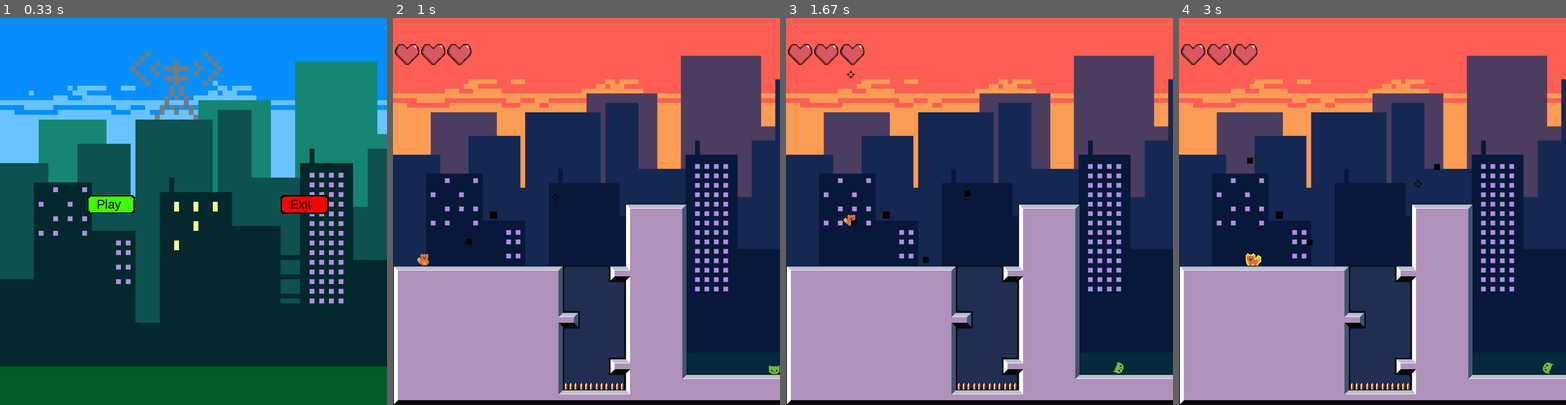
Above: before the commit, frames 1-4 (left to right).
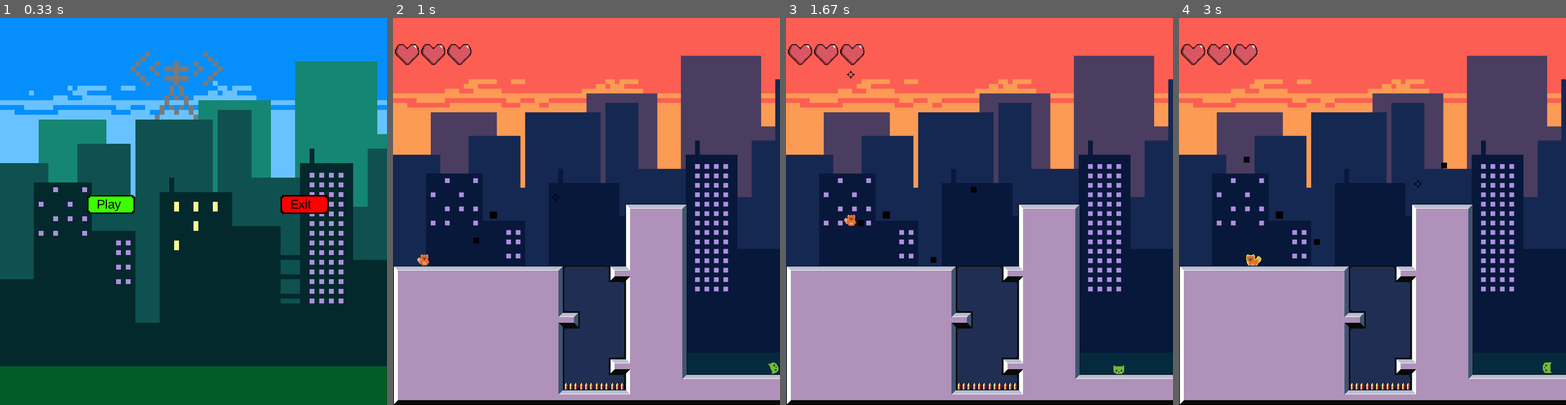
Above: after the commit, the same moments.

Repository: manucouto1/PyGame_5Gatos
Game: pygame game, started from src/main.py
Same seed, same stepped clock (60 frames per second), same inputs: the game is played once before the commit and once after it.
Inputs (mouse positions are in pixels of both pictures, inside the frame that each line leads up to):
- Up to frame 1 (0.33 s): no input
- Up to frame 2 (1 s): click "Play" at 0.38 s; click (555, 196) at 0.72 s
- Up to frame 3 (1.67 s): hold Right 1-1.47 s; click (1049, 254) at 1.08 s; hold Up from 1.5 s (still down); click (851, 76) at 1.58 s
- Up to frame 4 (3 s): release Up at 1.8 s; hold Right 1.83-2.3 s; click (1453, 161) at 1.92 s; click (1225, 87) at 2.38 s; hold Left from 2.67 s (still down); click (1418, 184) at 2.75 s

Frame 1 is identical in both runs. In frame 2, 0.1% of the frame differs, in the area x 7-100%, y 56-92%; in frame 3, 0.2%, in the area x 14-88%, y 43-92%; in frame 4, 0.2%.

Commit message:
No se que hay diferente

Diff:
--- a/assets/levels/level1/level1_config.json
+++ b/assets/levels/level1/level1_config.json
@@ -5,5 +5,6 @@
     "image":  "level1.png",
     "config": "level1.txt"
   },
+
   "entities": "level1_active_object.json"
 }
--- a/src/sprites/active/active_entity.py
+++ b/src/sprites/active/active_entity.py
@@ -10,13 +10,13 @@
 class ActiveEntity(pg.sprite.Sprite):
     def __init__(self, container, entity, *groups):
         super().__init__(*groups)
-
         sheet_path = assets.path_to("characters", entity.name, entity.sheet)
         sheet = SpriteStripAnim(container, sheet_path, (0, 0, 32, 32), entity.rows, rows=4)
 
         self.scroll = pg.Vector2(0, 0)
         self.sheet = sheet
         self.image = self.sheet.images[0][0]
+        self.mask = self.sheet.masks[0][0]
         self.rect = pygame.Rect(0, 0, 0, 0)
         self.rect.bottomleft = entity.pos
         self.rect.size = self.image.get_size()
@@ -31,12 +31,15 @@
 
     def idle_loop(self, dt):
         self.image = self.sheet[0].next(dt)
+        self.mask = self.sheet.get_mask()
 
     def walk_loop(self, dt):
         if self.direction == pg.K_LEFT:
             self.image = self.sheet[2].next(dt)
+            self.mask = self.sheet.get_mask()
         elif self.direction == pg.K_RIGHT:
             self.image = self.sheet[1].next(dt)
+            self.mask = self.sheet.get_mask()
 
     def gravity(self, dt):
         if not self.onGround:
@@ -72,10 +75,6 @@
         collide_l = pg.sprite.spritecollide(self, platforms, False)
         for p in collide_l:
             if pg.sprite.collide_rect(self, p):
-                if xvel > 0:
-                    self.rect.right = p.rect.left
-                if xvel < 0:
-                    self.rect.left = p.rect.right
                 if yvel > 0:
                     self.rect.bottom = p.rect.top
                     self.onGround = True
@@ -83,6 +82,10 @@
                 if yvel < 0:
                     self.rect.top = p.rect.bottom
                     self.vel.y = 0
+                if xvel > 0:
+                    self.rect.right = p.rect.left
+                if xvel < 0:
+                    self.rect.left = p.rect.right
 
     def apply(self, platforms, dt):
         self.gravity(dt)
--- a/src/sprites/active/enemy.py
+++ b/src/sprites/active/enemy.py
@@ -1,8 +1,6 @@
 import pygame as pg
 
-from src.sprites.spritesheet import SpriteStripAnim
 from src.sprites.active.active_entity import ActiveEntity
-import src.utils.assets as assets
 
 GRAVITY = pg.Vector2((0, 2.8))
 
--- a/src/sprites/active/enemy_turret_shutter.py
+++ b/src/sprites/active/enemy_turret_shutter.py
@@ -24,7 +24,7 @@
         distance = np.sqrt(a + b)
         self.dt_count += dt
 
-        if distance < 200:
+        if distance < 300:
             #TODO esto es un parche
             if len(self.e_bullets) < 5 and self.dt_count >= 450/8:
                 self.dt_count = 0
@@ -33,9 +33,11 @@
 
     def dead_loop(self, dt):
         self.image = self.sheet[3].next(dt)
+        self.mask = self.sheet.get_mask()
 
     def update(self, platforms, dt):
         if self.life > 0:
+            self.idle_loop(dt)
             self.move(dt)
             self.apply(platforms, dt)
         else:
--- a/src/sprites/active/hero.py
+++ b/src/sprites/active/hero.py
@@ -27,8 +27,8 @@
             self.image = self.sheet[2].next(dt)
 
     def is_hit(self, dangerous):
-        collide_l = pg.sprite.spritecollideany(self, dangerous)
-        if collide_l:
+        possible = pg.sprite.spritecollideany(self, dangerous)
+        if possible and pg.sprite.collide_mask(self, possible):
             new_hit = time.time()
             if self.last_hit + 2 < new_hit:
                 self.last_hit = new_hit
--- a/src/sprites/active/shutter_entity.py
+++ b/src/sprites/active/shutter_entity.py
@@ -11,10 +11,14 @@
 
         if m_x > self.rect.x + self.scroll.x:
             self.direction = pg.K_RIGHT
+            correct = self.rect.width
         elif m_x < self.rect.x + self.scroll.x:
             self.direction = pg.K_LEFT
+            correct = 0
+        else:
+            correct = 0
 
-        bullet = Projectile(round(self.rect.x + self.rect.width // 2),
+        bullet = Projectile(round(self.rect.x + correct),
                             round(self.rect.y + self.rect.height // 2), 6)
 
         bullet.trajectory(m_pos)
--- a/src/sprites/pasive/platform.py
+++ b/src/sprites/pasive/platform.py
@@ -10,5 +10,6 @@
 
         self.rect = pg.Rect(column * tile_size, row * tile_size, tile_size, tile_size)
         self.image = sheet.image_at(self.rect)
+        self.mask = pg.mask.from_surface(self.image)
         self.rect.x = plat_dto.x * tile_size
         self.rect.y = plat_dto.y * tile_size
--- a/src/sprites/spritesheet.py
+++ b/src/sprites/spritesheet.py
@@ -25,6 +25,27 @@
 
         return self.images_at(tups, colorkey)
 
+    def image_mask_at(self, rectangle, color_key=None):
+        rect = pygame.Rect(rectangle)
+        image = pygame.Surface(rect.size, pygame.SRCALPHA)
+        mask = pygame.mask.from_surface(image)
+        image.blit(self.sheet, (0, 0), rect)
+
+        if color_key is not None:
+            if color_key == -1:
+                color_key = image.get_at((0, 0))
+            image.set_colorkey(color_key, pygame.RLEACCEL)
+
+        return image, mask
+
+    def images_masks_at(self, rects, colorkey=None):
+        return [self.image_mask_at(rect, colorkey) for rect in rects]
+
+    def load_strip2(self, rect, image_count, colorkey=None):
+        tups = [(rect[0] + rect[2] * x, rect[1], rect[2], rect[3]) for x in range(image_count)]
+
+        return self.images_masks_at(tups, colorkey)
+
 
 class SpriteStripAnim(SpriteSheet):
     def __init__(self, container, filename, rect, count, colorkey=None, rows=1):
@@ -32,6 +53,10 @@
         self.images = [
             SpriteSheet.load_strip(self, pygame.Rect(rect[0], rect[1] + rect[3] * y, rect[2], rect[3]), count, colorkey)
             for y in range(rows)
+        ]
+        self.masks = [
+            list(pygame.mask.from_surface(image) for image in row_image)
+            for row_image in self.images
         ]
         self.row = 0
         self.idx = 0
@@ -51,11 +76,6 @@
         self.idx = 0
 
     def next(self, dt):
-        self.dt_count += dt
-
-        if self.idx >= len(self.images[0]):
-            self.idx = 0
-
         if self.dt_count < 450 / 8:
             image = self.images[self.row][self.idx]
         else:
@@ -67,9 +87,17 @@
                 self.idx += 1
                 self.frame = self.frames_skip[self.row]
 
+        self.dt_count += dt
+
+        if self.idx >= len(self.images[0]):
+            self.idx = 0
+
         return image
+
+    def get_mask(self):
+        return self.masks[self.row][self.idx]
 
     def __add__(self, spritesheet):
         self.images[self.row].extend(spritesheet.images)
-
+        self.masks[self.row].extend(spritesheet.masks)
         return self
